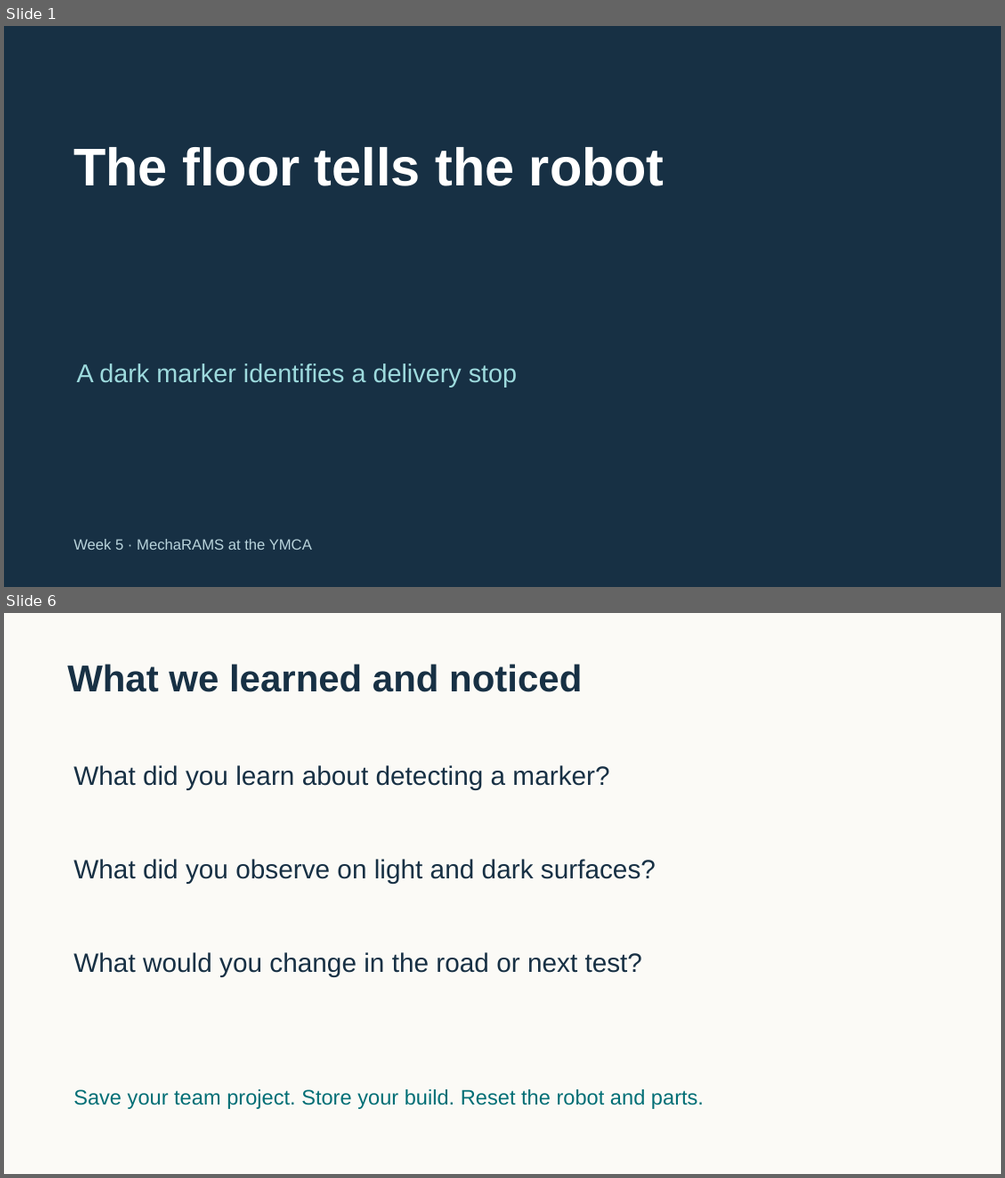
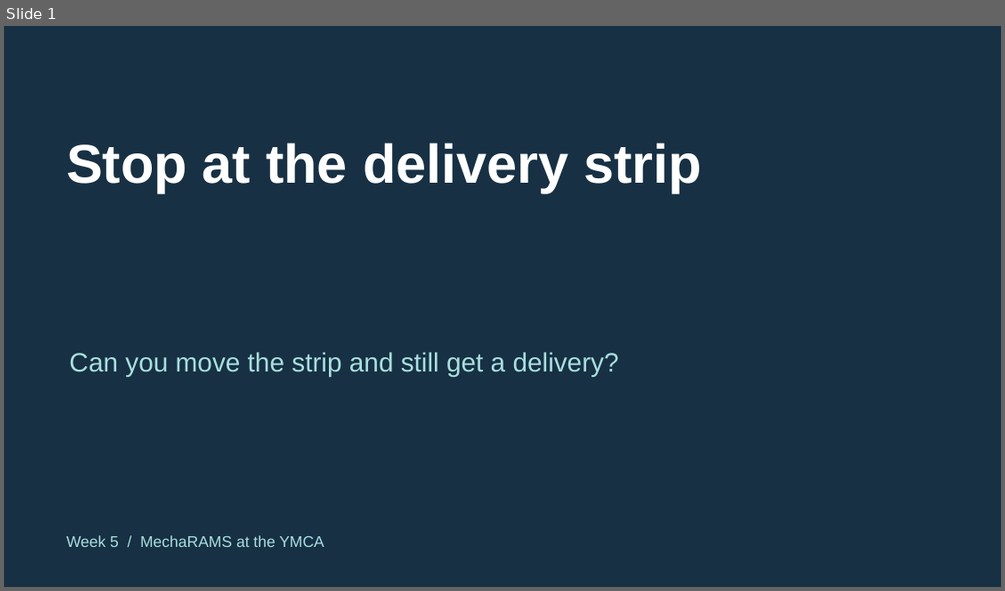
Before and after one commit to FRC999/YMCA-SPIKE-education, a slide deck: 03_Presentations/W05_marker.pptx. Shown one above the other, each under a label of ours: slides 1 and 6 before the commit, slide 1 after it; the slides between them are not shown. The pictures are 1005x1178 and 1005x591 pixels, drawn with LibreOffice and Linux fonts; fonts in the diff are those of the drawing. Boxes give left, top, right and bottom in pixels: in the first picture for what was removed or moved away, otherwise in the second. Text is boxed around its words. In the diff, an @@ line names an element or a change of style, - is before the commit and + after.

Commit message:
Update mentor decks for the Week 4 and 5 printable fields

```diff
--- a/03_Presentations/W05_marker.pptx
+++ b/03_Presentations/W05_marker.pptx
@@ slide 6 removed at [4,613,1001,1174], background #FBFAF6 @@
@@ text removed at [67,664,582,692] @@
-What we learned and noticed
@@ text removed at [73,765,609,790] @@
-What did you learn about detecting a marker?
@@ text removed at [73,859,655,884] @@
-What did you observe on light and dark surfaces?
@@ text removed at [73,952,642,977] @@
-What would you change in the road or next test?
@@ text removed at [73,1089,704,1109] @@
-Save your team project. Store your build. Reset the robot and parts.
@@ slide 1 changed as well @@
@@ text at [66,143,702,192]: text changed; size 51 to 52.5 pt @@
-The floor tells the robot
+Stop at the delivery strip
@@ text at [69,352,619,377]: text changed; size 24.8 to 25.5 pt; text colour #9DDADD to #A9DFDF @@
-A dark marker identifies a delivery stop
+Can you move the strip and still get a delivery?
@@ text at [66,535,324,547]: text changed; size 14.2 to 15 pt; text colour #B9D4DC to #A9DFDF @@
-Week 5 · MechaRAMS at the YMCA
+Week 5 / MechaRAMS at the YMCA
```
Also in this commit, not shown: 5 slides added, 4 other slides removed, 17 other files.
